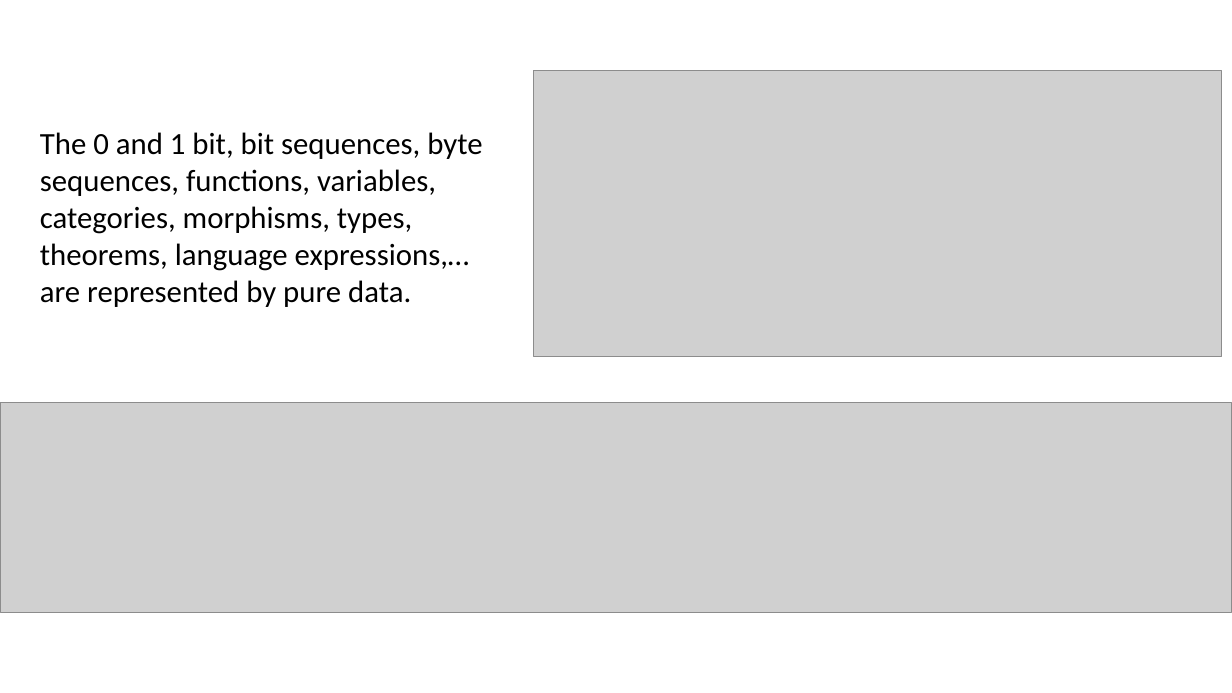
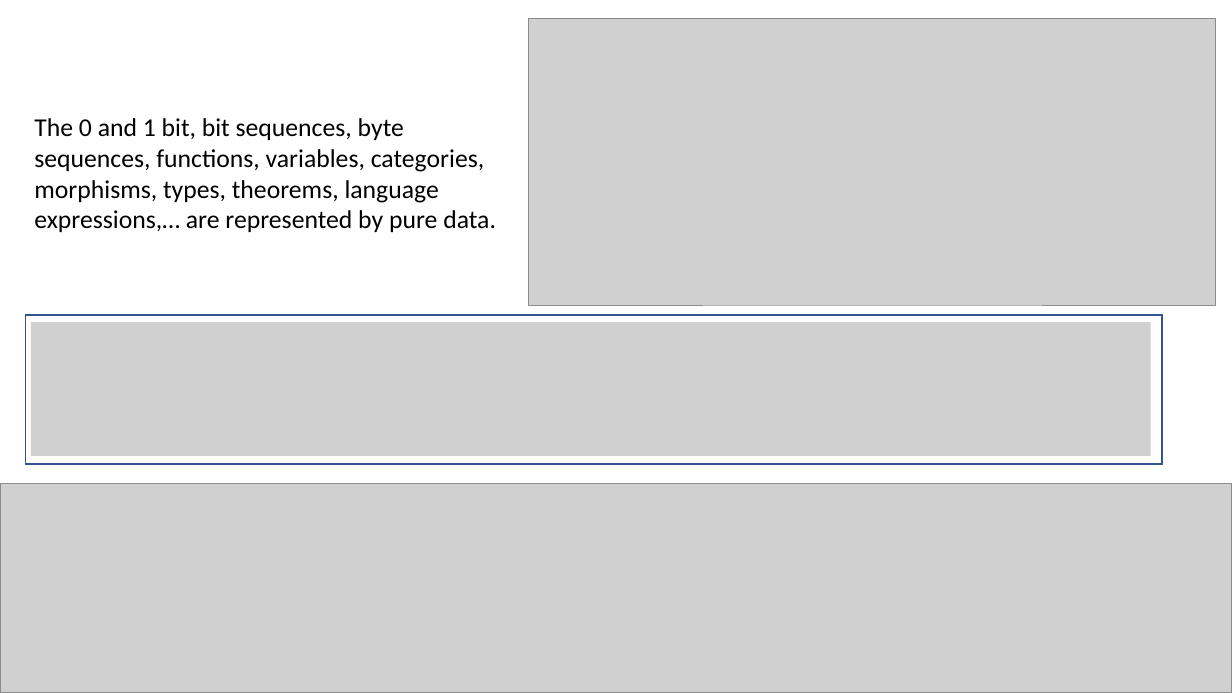
Before and after one commit to Saul-Youssef/coda, a slide deck: slide 8 of doc/talk/coda.pptx (slide 4 before the commit). Drawn at 1232x693 pixels with LibreOffice and Linux fonts; fonts in the diff are those of the drawing; grey boxes stand for pictures. Boxes give left, top, right and bottom in pixels: in the first picture for what was removed or moved away, otherwise in the second. Text is boxed around its words. In the diff, an @@ line names an element or a change of style, - is before the commit and + after.

```diff
--- a/doc/talk/coda.pptx
+++ b/doc/talk/coda.pptx
@@ picture: place and size @@
-picture at (534, 70, 1222, 357)
+picture at (529, 18, 1216, 305)
@@ text "The 0 and 1 bit, ...": place and size @@
-text "The 0 and 1 bit, ..." at (40, 132, 482, 307)
+text "The 0 and 1 bit, ..." at (34, 118, 496, 232)
@@ text "The 0 and 1 bit, ..." at (34, 118, 496, 232): size 24 to 20 pt @@
@@ rectangle added at (25, 315, 1162, 464), outline #325491 1 pt @@
@@ picture added at (30, 323, 1151, 457) @@
@@ picture: place and size @@
-picture at (0, 402, 1232, 612)
+picture at (0, 483, 1232, 693)
```
Also in this commit, not shown: 12 other slides changed, 20 slides added, 3 slides removed, 11 other files.
